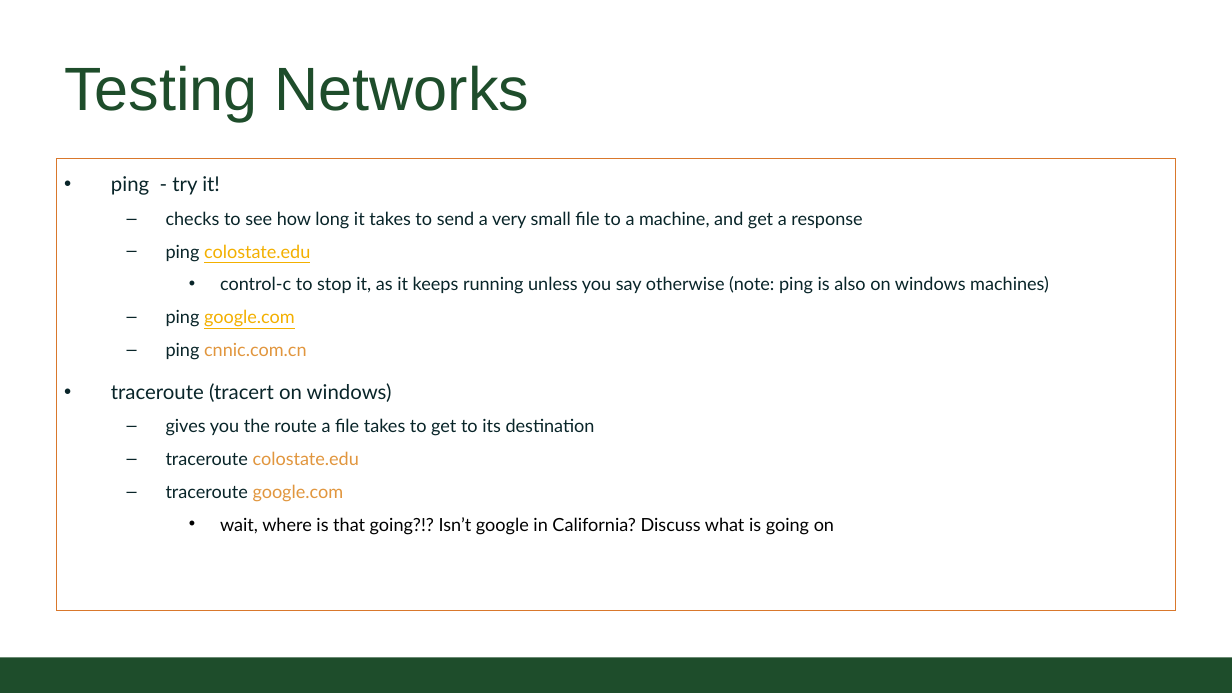
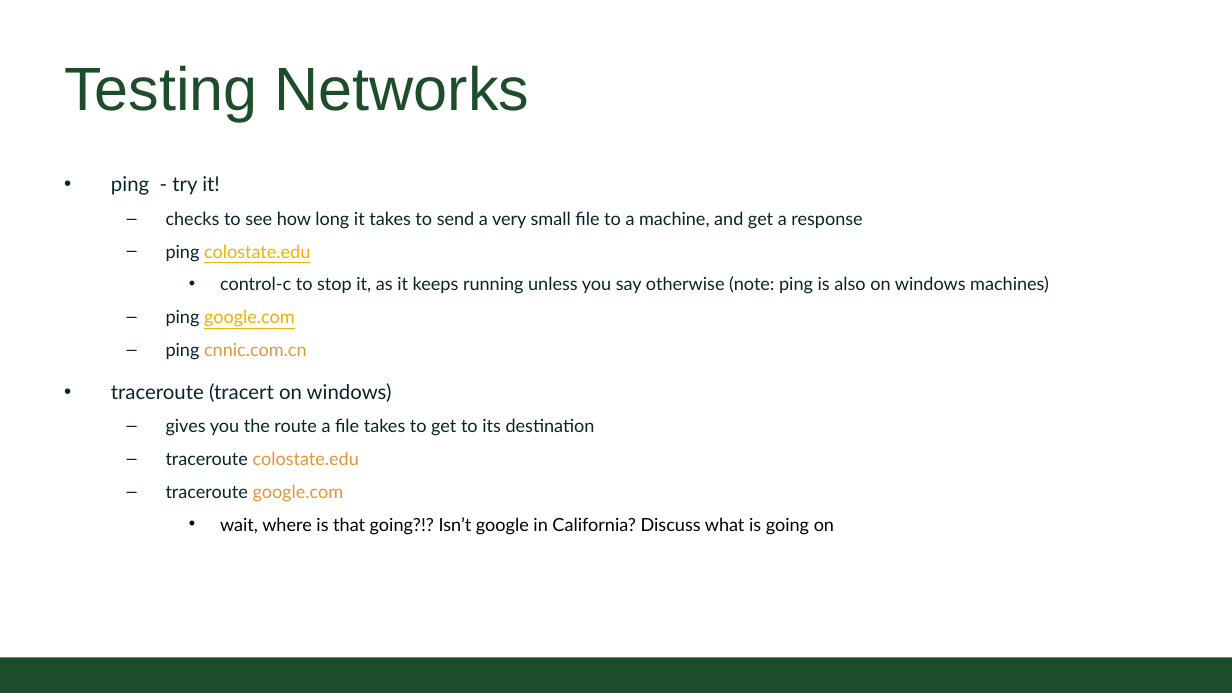
Before and after one commit to CSU-CompSci-CS163-4/Handouts, a slide deck: slide 5 of help session/week10/week10Internet.pptx. Drawn at 1232x693 pixels with LibreOffice and Linux fonts; fonts in the diff are those of the drawing; background and template pictures are left out. Boxes give left, top, right and bottom in pixels: in the first picture for what was removed or moved away, otherwise in the second. Text is boxed around its words. In the diff, an @@ line names an element or a change of style, - is before the commit and + after.

```diff
--- a/help session/week10/week10Internet.pptx
+++ b/help session/week10/week10Internet.pptx
@@ text "ping - try it!" moved from (x1=56, y1=158, x2=1177, y2=610) to (x1=111, y1=176, x2=1049, y2=535) @@
@@ text "ping - try it!" at (x1=111, y1=176, x2=1049, y2=535): outline #D9782C 0.75 pt to none @@
```
Also in this commit, not shown: 1 other slide changed.
